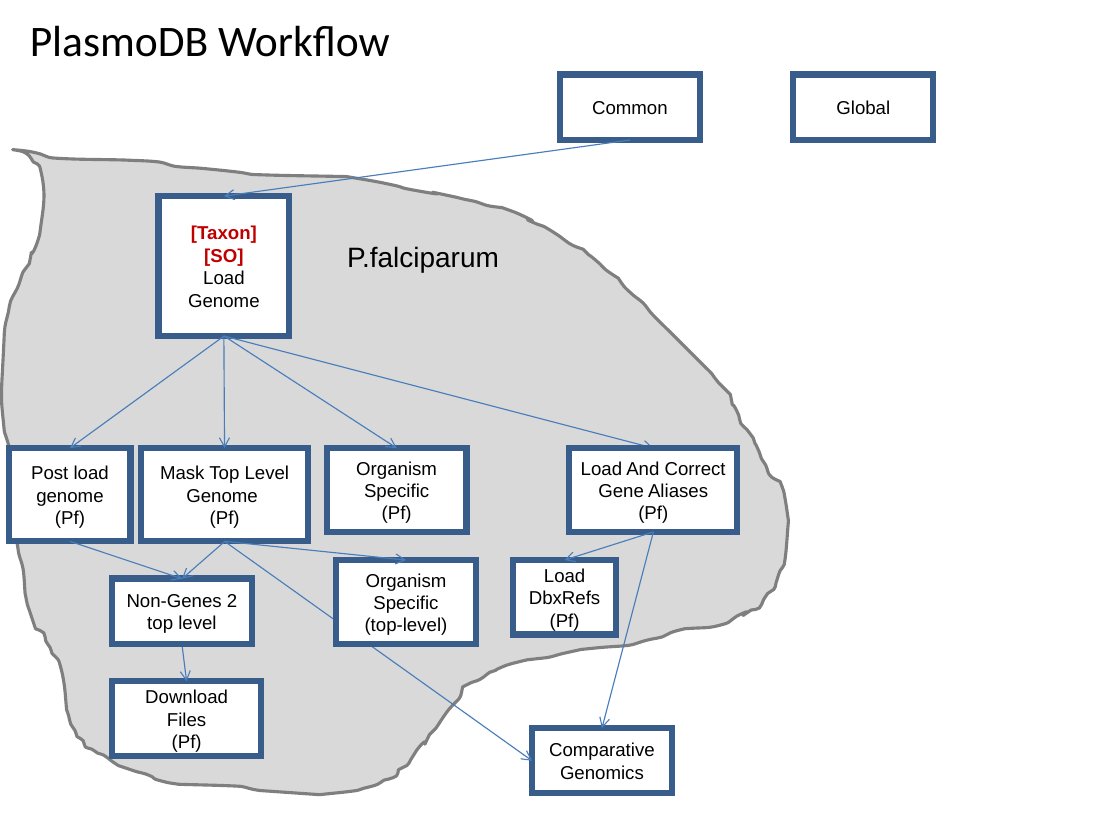
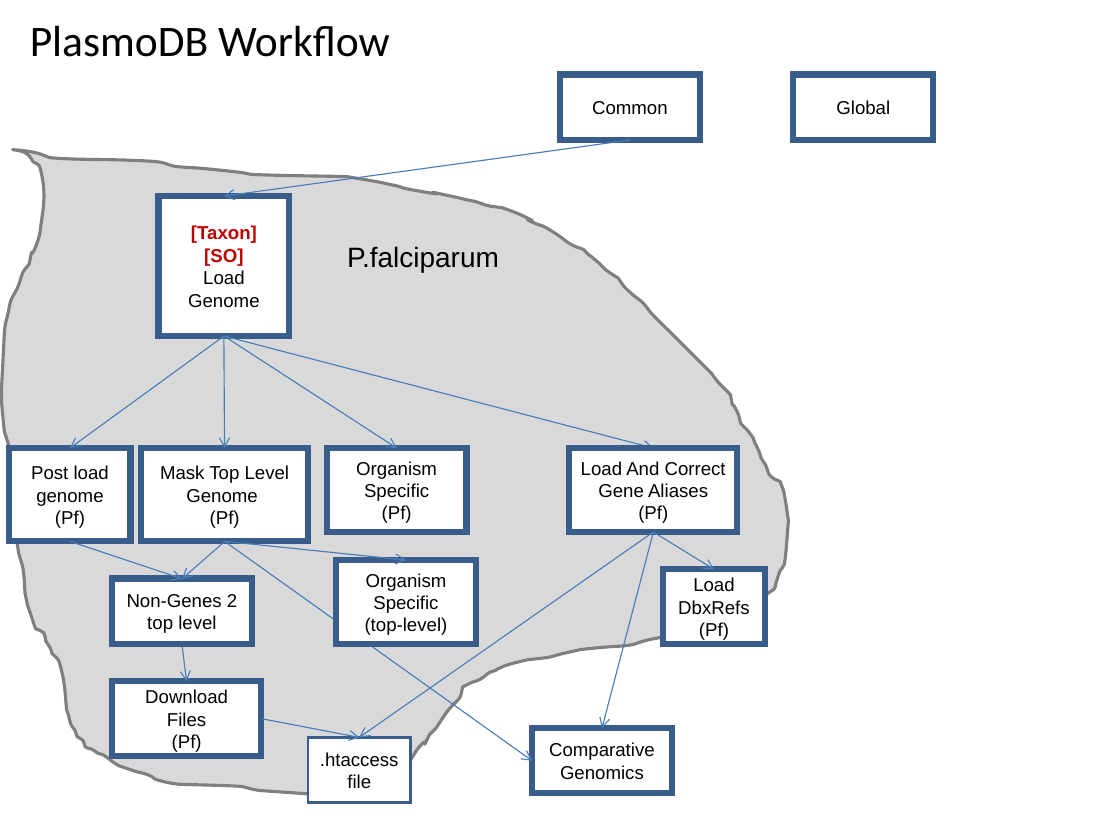
Before and after one commit to VEuPathDB/ApiCommonWorkflow, a slide deck: slide 2 of Main/doc/IntegratedWorkflow.ppt. Drawn at 1120x840 pixels with LibreOffice and Linux fonts; fonts in the diff are those of the drawing. Boxes give left, top, right and bottom in pixels: in the first picture for what was removed or moved away, otherwise in the second. Text is boxed around its words. In the diff, an @@ line names an element or a change of style, - is before the commit and + after.

Commit message:
add top level step for making .htaccess files

```diff
--- a/Main/doc/IntegratedWorkflow.ppt
+++ b/Main/doc/IntegratedWorkflow.ppt
@@ arrow added from (653, 532) to (360, 737), #4A7EBB 0.74 pt @@
@@ arrow moved from (653, 532) - (564, 560) to (653, 532) - (715, 569) @@
@@ rectangle "Load DbxRefs": place and size @@
-rectangle "Load DbxRefs" at bbox=[513, 560, 616, 635]
+rectangle "Load DbxRefs" at bbox=[663, 569, 766, 644]
@@ arrow added from (261, 719) to (360, 737), #4A7EBB 0.74 pt @@
@@ rectangle added at bbox=[308, 737, 411, 802], fill #FFFFFF, outline #385D8A 1.5 pt, 12 pt, text #000000 @@
+.htaccess file
```
